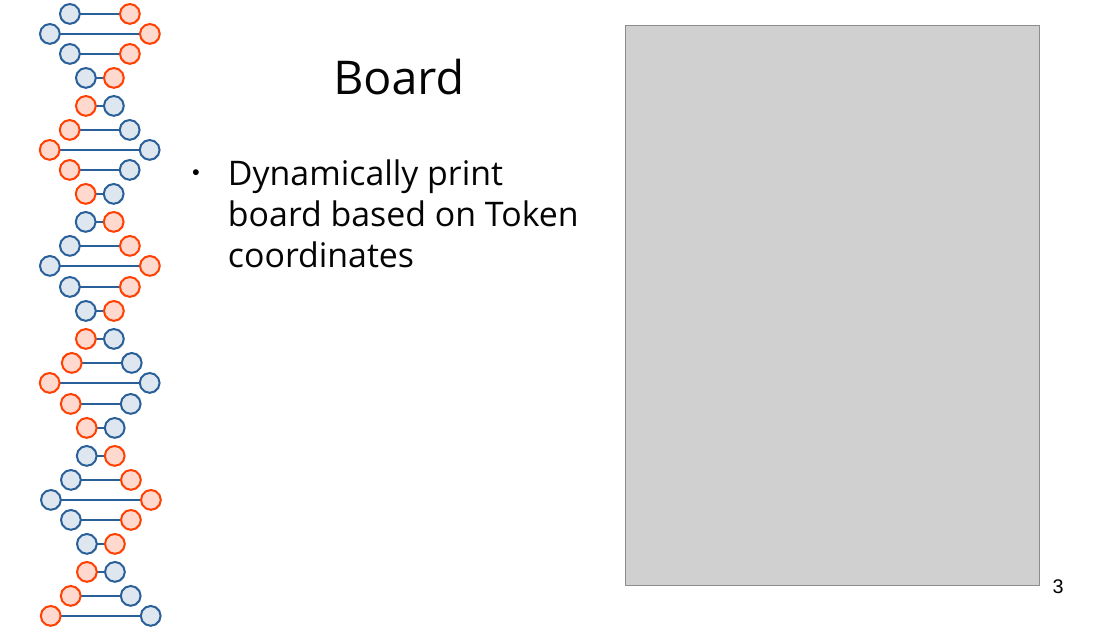
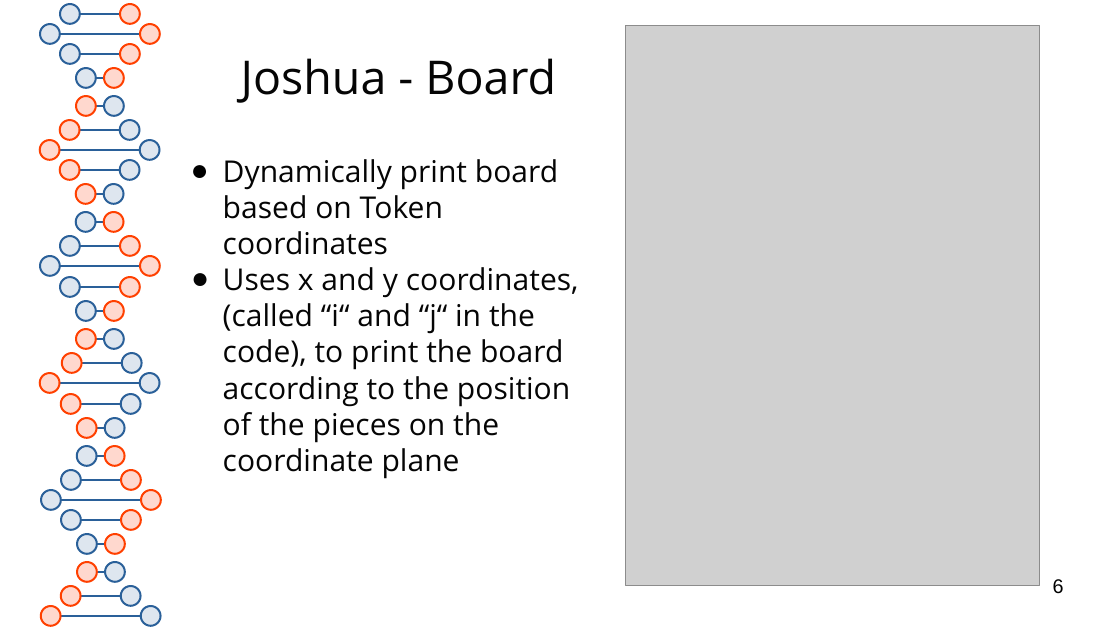
Before and after one commit to RedOctober117/ChutesAndLadders, a slide deck: slide 6 of documentation/presentation.pptx (slide 3 before the commit). Drawn at 1120x630 pixels with LibreOffice and Linux fonts; fonts in the diff are those of the drawing; grey boxes stand for pictures. Boxes give left, top, right and bottom in pixels: in the first picture for what was removed or moved away, otherwise in the second. Text is boxed around its words. In the diff, an @@ line names an element or a change of style, - is before the commit and + after.

```diff
--- a/documentation/presentation.pptx
+++ b/documentation/presentation.pptx
@@ title at [241,58,556,103]: text changed @@
-Board
+Joshua - Board
@@ text at [223,159,558,255]: size 24 to 21.4 pt in "Dynamically print board based on Token coordinates"; indent changed; less space between paragraphs @@
@@ text at [223,267,579,479]: paragraph added @@
+● Uses x and y coordinates, (called “i“ and “j“ in the code), to print the board according to the position of the pieces on the coordinate plane
@@ page number at [1053,579,1064,594]: text changed @@
-3
+6
```
Also in this commit, not shown: 8 other slides changed, 6 slides added.
